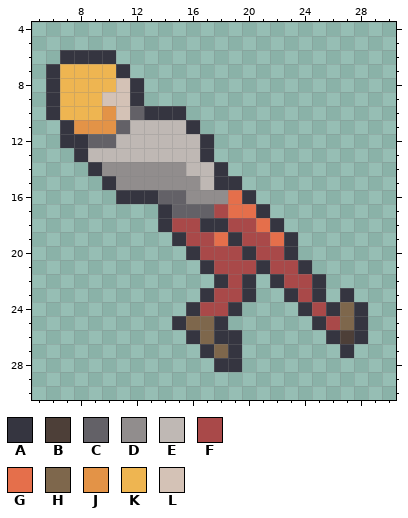
Two versions of one pixel-art sprite, Sprites/Player/guy_up_1.png. Above: the version before the commit.
The file is 32x32 pixels. Shown: x 5..30, y 4..30.
Palette (. is transparent): A #353540  B #4d3f38  C #636167  D #918d8d  E #bfb8b4  F #a94949  G #e56f4b  H #7e674c  J #e39347  K #eeb551  L #d4c2b6
The result:
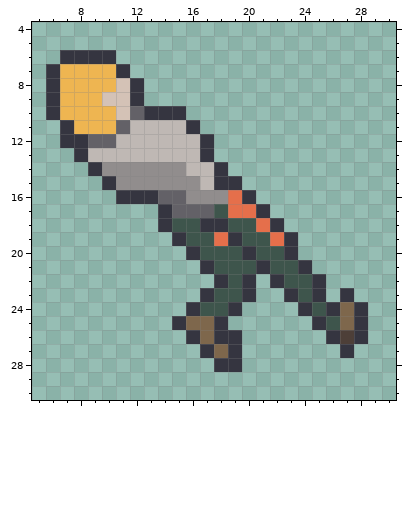
What changed:
colour F: #a94949 -> #3e554c
y 10: x 10 J -> K
y 11: x 8..10 JJJ -> KKK
Changed places in both pictures, as pixel boxes (x1, y1, x2, y2):
changed: (74, 106, 116, 134)
changed: (172, 204, 340, 330)
